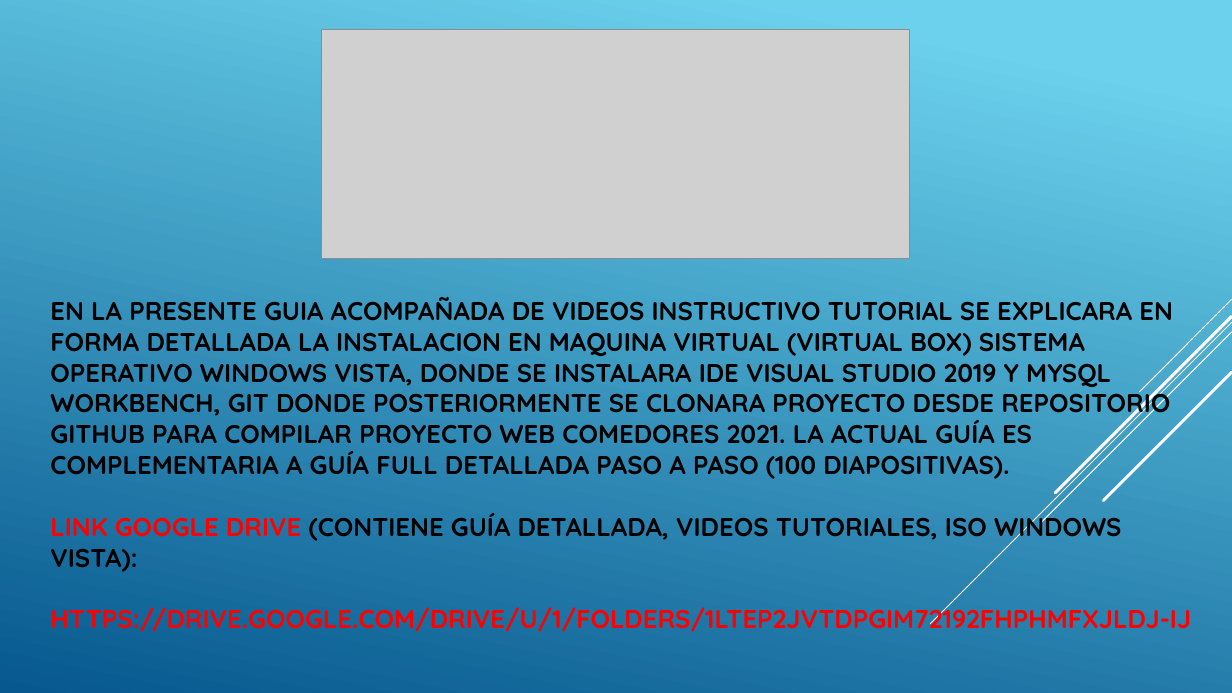
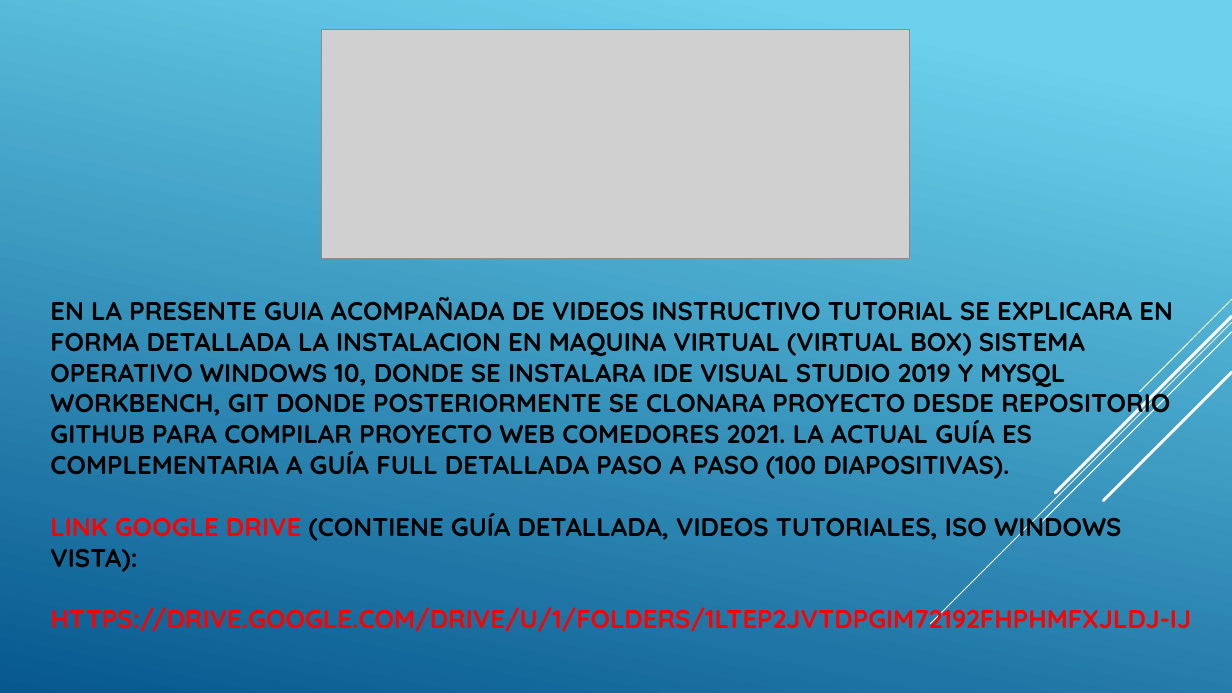
Before and after one commit to FedeConciencia/Proyecto_Final_Comedores_2021, a slide deck: slide 2 of Guia Detallada Instalacion y Ejecucion Proyecto/GUIA DETALLA CONFIGURACION PROYECTO.pptx. Drawn at 1232x693 pixels with LibreOffice and Linux fonts; fonts in the diff are those of the drawing; grey boxes stand for pictures. Boxes give left, top, right and bottom in pixels: in the first picture for what was removed or moved away, otherwise in the second. Text is boxed around its words. In the diff, an @@ line names an element or a change of style, - is before the commit and + after.

Commit message:
Se gestiona nueva Actualiacion de Guia Detallada Instalacion y Ejecucion Proyecto Maquina Virtual y archivo Readme.txt

```diff
--- a/Guia Detallada Instalacion y Ejecucion Proyecto/GUIA DETALLA CONFIGURACION PROYECTO.pptx
+++ b/Guia Detallada Instalacion y Ejecucion Proyecto/GUIA DETALLA CONFIGURACION PROYECTO.pptx
@@ title at (x1=50, y1=297, x2=1191, y2=632): text changed @@
-EN LA PRESENTE GUIA ACOMPAÑADA DE VIDEOS INSTRUCTIVO TUTORIAL SE EXPLICARA EN FORMA DETALLADA LA INSTALACION EN MAQUINA VIRTUAL (VIRTUAL BOX) SISTEMA OPERATIVO WINDOWS VISTA, DONDE SE INSTALARA IDE VISUAL STUDIO 2019 Y MYSQL WORKBENCH, GIT DONDE POSTERIORMENTE SE CLONARA PROYECTO DESDE REPOSITORIO GITHUB PARA COMPILAR PROYECTO WEB COMEDORES 2021. LA ACTUAL GUÍA ES COMPLEMENTARIA A GUÍA FULL DETALLADA PASO A PASO (100 DIAPOSITIVAS).
-LINK GOOGLE DRIVE (CONTIENE GUÍA DETALLADA, VIDEOS TUTORIALES, ISO WINDOWS VISTA):
-HTTPS://DRIVE.GOOGLE.COM/DRIVE/U/1/FOLDERS/1LTEP2JVTDPGIM72192FHPHMFXJLDJ-IJ
+EN LA PRESENTE GUIA ACOMPAÑADA DE VIDEOS INSTRUCTIVO TUTORIAL SE EXPLICARA EN FORMA DETALLADA LA INSTALACION EN MAQUINA VIRTUAL (VIRTUAL BOX) SISTEMA OPERATIVO WINDOWS 10, DONDE SE INSTALARA IDE VISUAL STUDIO 2019 Y MYSQL WORKBENCH, GIT DONDE POSTERIORMENTE SE CLONARA PROYECTO DESDE REPOSITORIO GITHUB PARA COMPILAR PROYECTO WEB COMEDORES 2021. LA ACTUAL GUÍA ES COMPLEMENTARIA A GUÍA FULL DETALLADA PASO A PASO (100 DIAPOSITIVAS).
+LINK GOOGLE DRIVE (CONTIENE GUÍA DETALLADA, VIDEOS TUTORIALES, ISO WINDOWS VISTA):
+HTTPS://DRIVE.GOOGLE.COM/DRIVE/U/1/FOLDERS/1LTEP2JVTDPGIM72192FHPHMFXJLDJ-IJ
```
Also in this commit, not shown: 5 other slides changed, 1 other file.
